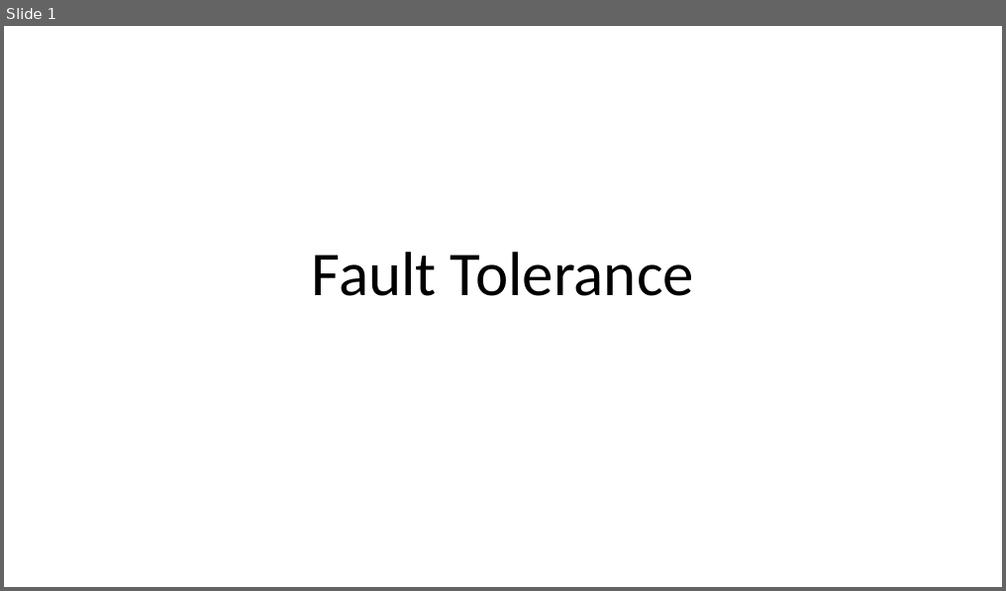
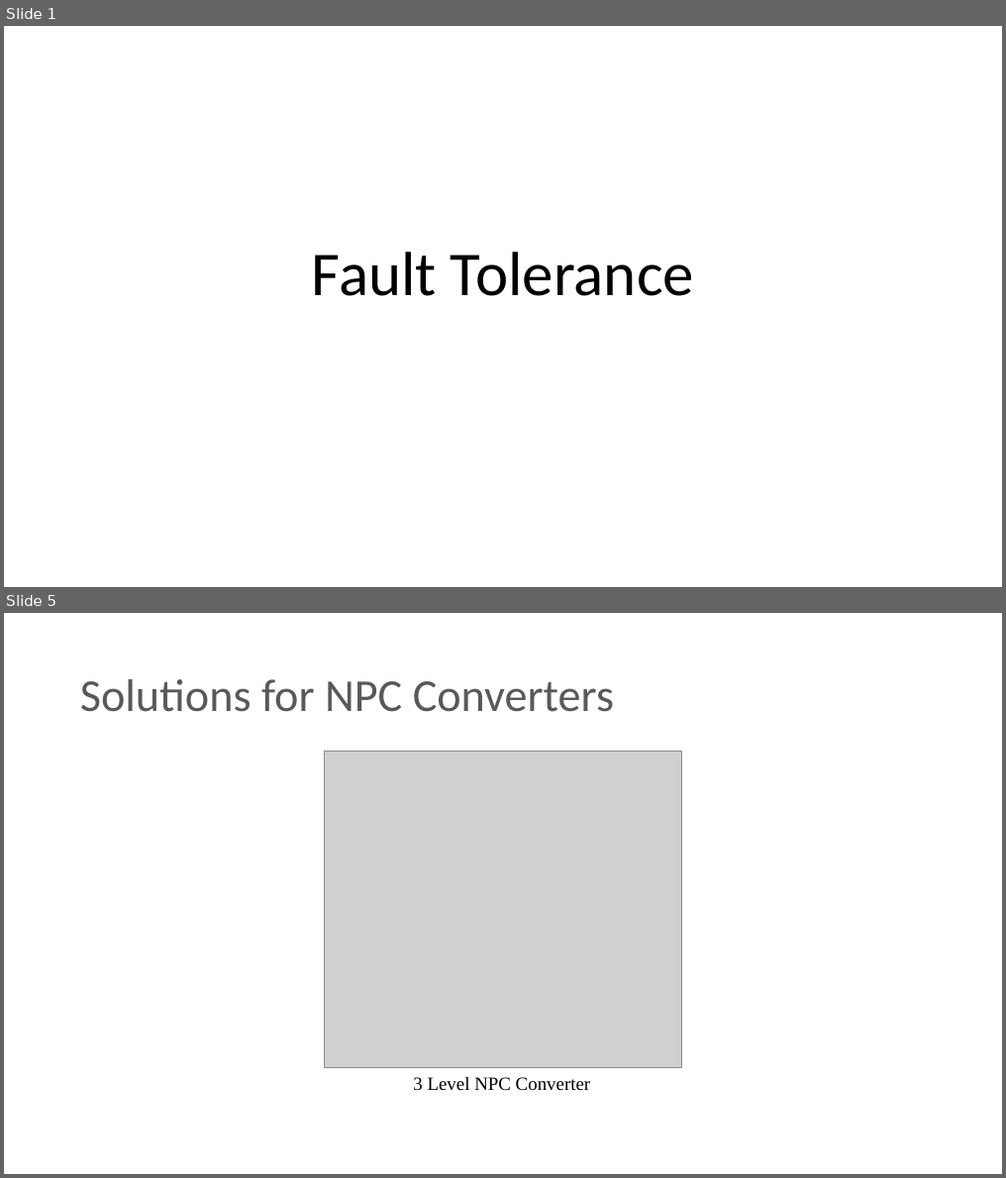
Before and after one commit to ahmetcan-akuz/Thesis, a slide deck: Reports/Fault_Tolerance.pptx. Shown one above the other, each under a label of ours: slide 1 before the commit, slides 1 and 5 after it; the slides between them are not shown. The pictures are 1006x591 and 1006x1178 pixels, drawn with LibreOffice and Linux fonts; fonts in the diff are those of the drawing; grey boxes stand for pictures. Boxes give left, top, right and bottom in pixels: in the first picture for what was removed or moved away, otherwise in the second. Text is boxed around its words. In the diff, an @@ line names an element or a change of style, - is before the commit and + after.

```diff
--- a/Reports/Fault_Tolerance.pptx
+++ b/Reports/Fault_Tolerance.pptx
@@ slide 5 added at [4,613,1002,1174], background #FFFFFF @@
@@ title added at [80,679,614,712], 44 pt, text #595959 @@
+Solutions for NPC Converters
@@ picture added at [325,752,681,1068] @@
@@ text added at [413,1077,590,1091], 18 pt, text #000000 @@
+3 Level NPC Converter
```
Also in this commit, not shown: 2 slides changed, 4 other slides added, 1 slide removed, 4 other files.
